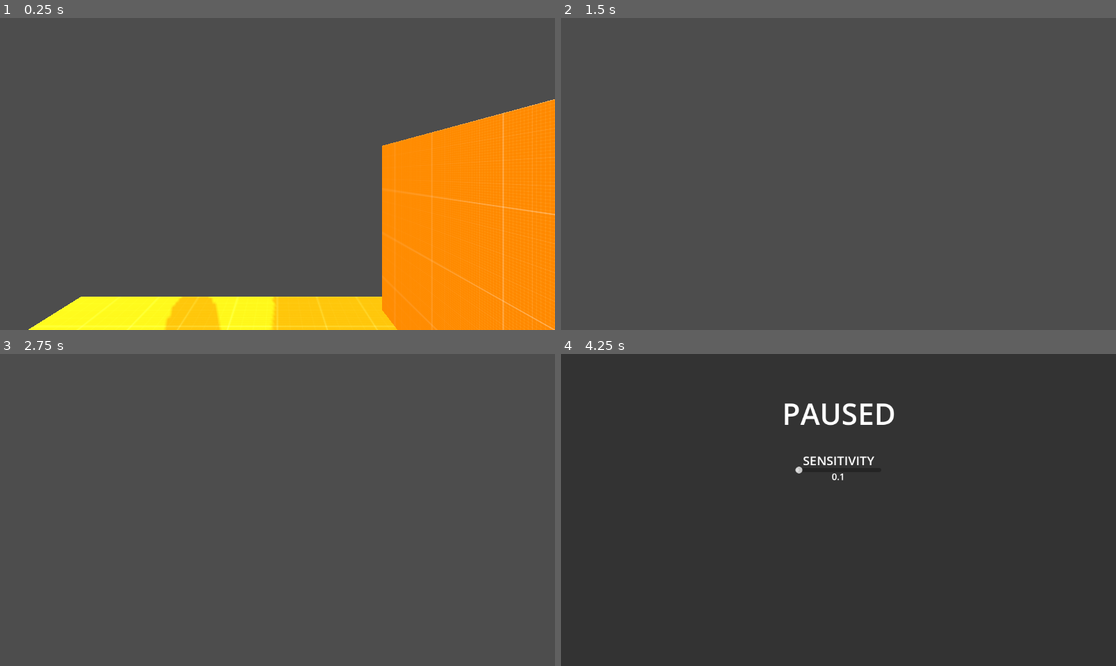
Above: before the commit, frames 1-4 (two rows, left to right).
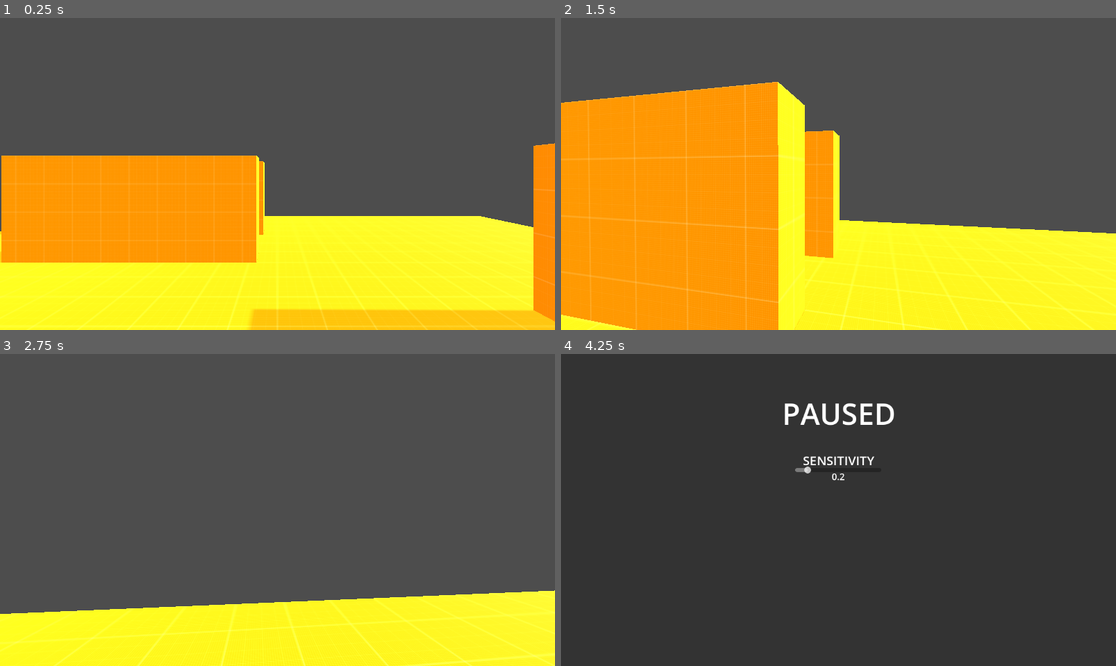
Above: after the commit, the same moments.

Repository: SebastianS-HTL/player-controller
Game: Godot game, scene res://world/scenes/world.tscn
Same seed, same stepped clock (60 frames per second), same inputs: the game is played once before the commit and once after it.
Inputs (mouse positions are in pixels of both pictures, inside the frame that each line leads up to):
- Up to frame 1 (0.25 s): no input
- Up to frame 2 (1.5 s): tap Enter (ui_accept) at 0.5, 0.77 s; move the mouse to (866, 174) at 0.52 s; hold Up (ui_up) from 0.53 s (still down); move the mouse to (810, 174) at 1.27 s
- Up to frame 3 (2.75 s): keep holding Up (ui_up); tap Enter (ui_accept) at 1.52 s; move the mouse to (288, 503) at 2.02 s
- Up to frame 4 (4.25 s): keep holding Up (ui_up); move the mouse to (832, 516) at 2.77 s; tap Enter (ui_accept) at 3.02, 3.5, 3.77 s; move the mouse to (877, 513) at 3.52 s; tap Escape (ui_cancel) at 4.15 s

The runs differ from the first frame. In frame 1, 49% of the frame differs, in the area x 0-100%, y 26-100%; in frame 2, 54%, in the area x 0-100%, y 20-100%; in frame 3, 20%; in frame 4, less than 0.1%.

Commit message:
build small test level, clean up project structure

Diff:
--- a/pause menu/scenes/pausemenu.tscn
+++ b/pause menu/scenes/pausemenu.tscn
@@ -1,7 +1,7 @@
 [gd_scene load_steps=3 format=3 uid="uid://tmldw1ul5axs"]
 
 [ext_resource type="Script" path="res://pause menu/scripts/pausemenu.gd" id="1_wysa8"]
-[ext_resource type="Script" path="res://pause menu/scenes/sensitivity_slider.gd" id="2_jlrnl"]
+[ext_resource type="Script" path="res://pause menu/scripts/sensitivity_slider.gd" id="2_63iid"]
 
 [node name="Pausemenu" type="Control"]
 process_mode = 3
@@ -45,10 +45,10 @@
 offset_right = 665.0
 offset_bottom = 249.0
 min_value = 0.1
-max_value = 2.0
+max_value = 1.0
 step = 0.01
-value = 0.1
-script = ExtResource("2_jlrnl")
+value = 0.2
+script = ExtResource("2_63iid")
 
 [node name="sensitivity_read" type="Label" parent="."]
 offset_left = 402.0
--- a/platform/scenes/platform.tscn
+++ b/platform/scenes/platform.tscn
@@ -3,14 +3,14 @@
 [ext_resource type="Texture2D" uid="uid://c55d33b885dsj" path="res://textures/dev_orange.png" id="1_ntton"]
 
 [sub_resource type="BoxShape3D" id="BoxShape3D_p8dif"]
-size = Vector3(10, 0.1, 10)
+size = Vector3(30, 0.1, 30)
 
 [sub_resource type="StandardMaterial3D" id="StandardMaterial3D_h70mr"]
 albedo_texture = ExtResource("1_ntton")
 uv1_triplanar = true
 
 [sub_resource type="BoxMesh" id="BoxMesh_ym1m2"]
-size = Vector3(10, 0.1, 10)
+size = Vector3(30, 0.1, 30)
 
 [sub_resource type="BoxShape3D" id="BoxShape3D_jd8qp"]
 size = Vector3(1, 4, 9)
@@ -32,9 +32,57 @@
 mesh = SubResource("BoxMesh_ym1m2")
 
 [node name="CollisionShape3D2" type="CollisionShape3D" parent="."]
-transform = Transform3D(1, 0, 0, 0, 1, 0, 0, 0, 1, 2.90172, 1.81855, 0)
+transform = Transform3D(1, 0, 0, 0, 1, 0, 0, 0, 1, 6.36941, 1.81855, 0)
 shape = SubResource("BoxShape3D_jd8qp")
 
 [node name="MeshInstance3D" type="MeshInstance3D" parent="CollisionShape3D2"]
 material_override = SubResource("StandardMaterial3D_c537l")
 mesh = SubResource("BoxMesh_5h2l8")
+
+[node name="CollisionShape3D7" type="CollisionShape3D" parent="."]
+transform = Transform3D(0.681615, -0.731711, 0, 0.731711, 0.681615, 0, 0, 0, 1, 7.9979, 2.09641, 0)
+shape = SubResource("BoxShape3D_jd8qp")
+
+[node name="MeshInstance3D" type="MeshInstance3D" parent="CollisionShape3D7"]
+material_override = SubResource("StandardMaterial3D_c537l")
+mesh = SubResource("BoxMesh_5h2l8")
+
+[node name="CollisionShape3D8" type="CollisionShape3D" parent="."]
+transform = Transform3D(0.681615, -0.731711, 0, 0.731711, 0.681615, 0, 0, 0, 1, 10.6916, -0.408683, 0)
+shape = SubResource("BoxShape3D_jd8qp")
+
+[node name="MeshInstance3D" type="MeshInstance3D" parent="CollisionShape3D8"]
+material_override = SubResource("StandardMaterial3D_c537l")
+mesh = SubResource("BoxMesh_5h2l8")
+
+[node name="CollisionShape3D3" type="CollisionShape3D" parent="."]
+transform = Transform3D(-4.37114e-08, 0, -1, 0, 1, 0, 1, 0, -4.37114e-08, -5.23943, 1.81855, 7.07333)
+shape = SubResource("BoxShape3D_jd8qp")
+
+[node name="MeshInstance3D" type="MeshInstance3D" parent="CollisionShape3D3"]
+material_override = SubResource("StandardMaterial3D_c537l")
+mesh = SubResource("BoxMesh_5h2l8")
+
+[node name="CollisionShape3D4" type="CollisionShape3D" parent="."]
+transform = Transform3D(-4.37114e-08, 0, -1, 0, 1, 0, 1, 0, -4.37114e-08, -5.23943, 1.81855, 9.35835)
+shape = SubResource("BoxShape3D_jd8qp")
+
+[node name="MeshInstance3D" type="MeshInstance3D" parent="CollisionShape3D4"]
+material_override = SubResource("StandardMaterial3D_c537l")
+mesh = SubResource("BoxMesh_5h2l8")
+
+[node name="CollisionShape3D5" type="CollisionShape3D" parent="."]
+transform = Transform3D(-4.37114e-08, 0, -1, 0, 1, 0, 1, 0, -4.37114e-08, -5.23943, 1.81855, -10.8135)
+shape = SubResource("BoxShape3D_jd8qp")
+
+[node name="MeshInstance3D" type="MeshInstance3D" parent="CollisionShape3D5"]
+material_override = SubResource("StandardMaterial3D_c537l")
+mesh = SubResource("BoxMesh_5h2l8")
+
+[node name="CollisionShape3D6" type="CollisionShape3D" parent="."]
+transform = Transform3D(-4.37114e-08, 0, -1, 0, 1, 0, 1, 0, -4.37114e-08, -5.23943, 1.81855, -7.51326)
+shape = SubResource("BoxShape3D_jd8qp")
+
+[node name="MeshInstance3D" type="MeshInstance3D" parent="CollisionShape3D6"]
+material_override = SubResource("StandardMaterial3D_c537l")
+mesh = SubResource("BoxMesh_5h2l8")
--- a/player/scripts/playerbody.gd
+++ b/player/scripts/playerbody.gd
@@ -2,7 +2,7 @@
 
 const SPEED = 5.0
 const JUMP_VELOCITY = 4.5
-var sensitivity = 0.1 #editable from outside
+var sensitivity = 0 #editable from outside
 
 @onready var camera = $Camera3D
 var mouse_delta = Vector2.ZERO
@@ -31,7 +31,7 @@
 	# Reset mouse_delta to avoid repeating the motion
 	mouse_delta = Vector2.ZERO
 
-func _physics_process(delta):
+func _physics_process(delta): # "main"
 	# Add gravity
 	if not is_on_floor():
 		velocity += get_gravity() * delta
@@ -54,3 +54,7 @@
 		velocity.z = 0
 
 	move_and_slide()
+
+func _on_deathborder_body_shape_entered(body_rid, body, body_shape_index, local_shape_index): #reset position (respawn) when hitting a death barrier
+	if body.position == position:
+		position = Vector3(0,0,0)
--- a/world/scenes/world.tscn
+++ b/world/scenes/world.tscn
@@ -16,6 +16,9 @@
 sky = SubResource("Sky_wt4a2")
 ambient_light_source = 3
 
+[sub_resource type="BoxShape3D" id="BoxShape3D_att35"]
+size = Vector3(100, 1, 100)
+
 [node name="world" type="Node3D"]
 
 [node name="playerbody" parent="." instance=ExtResource("1_usqua")]
@@ -27,11 +30,19 @@
 environment = SubResource("Environment_1cl1u")
 
 [node name="DirectionalLight3D" type="DirectionalLight3D" parent="."]
-transform = Transform3D(0.92311, -0.187747, 0.335589, 1.51872e-08, 0.872709, 0.48824, -0.384537, -0.450699, 0.805606, 7.65636, 0, 5.154)
+transform = Transform3D(0.00654504, -0.48823, 0.87269, 1.51872e-08, 0.872709, 0.48824, -0.999979, -0.00319552, 0.00571197, 16.9722, 0, 5.154)
 shadow_enabled = true
 shadow_opacity = 0.71
 shadow_blur = 0.0
 
+[node name="deathborder" type="Area3D" parent="."]
+
+[node name="CollisionShape3D" type="CollisionShape3D" parent="deathborder"]
+transform = Transform3D(1, 0, 0, 0, 1, 0, 0, 0, 1, 0, -4.27135, -0.499502)
+shape = SubResource("BoxShape3D_att35")
+
 [node name="CanvasLayer" type="CanvasLayer" parent="."]
 
 [node name="Pausemenu" parent="CanvasLayer" instance=ExtResource("3_rnr10")]
+
+[connection signal="body_shape_entered" from="deathborder" to="playerbody" method="_on_deathborder_body_shape_entered"]
Renamed: pause menu/scenes/sensitivity_slider.gd -> pause menu/scripts/sensitivity_slider.gd
Not shown: 1 places in world/scenes/world.tscn that only renumber resources
